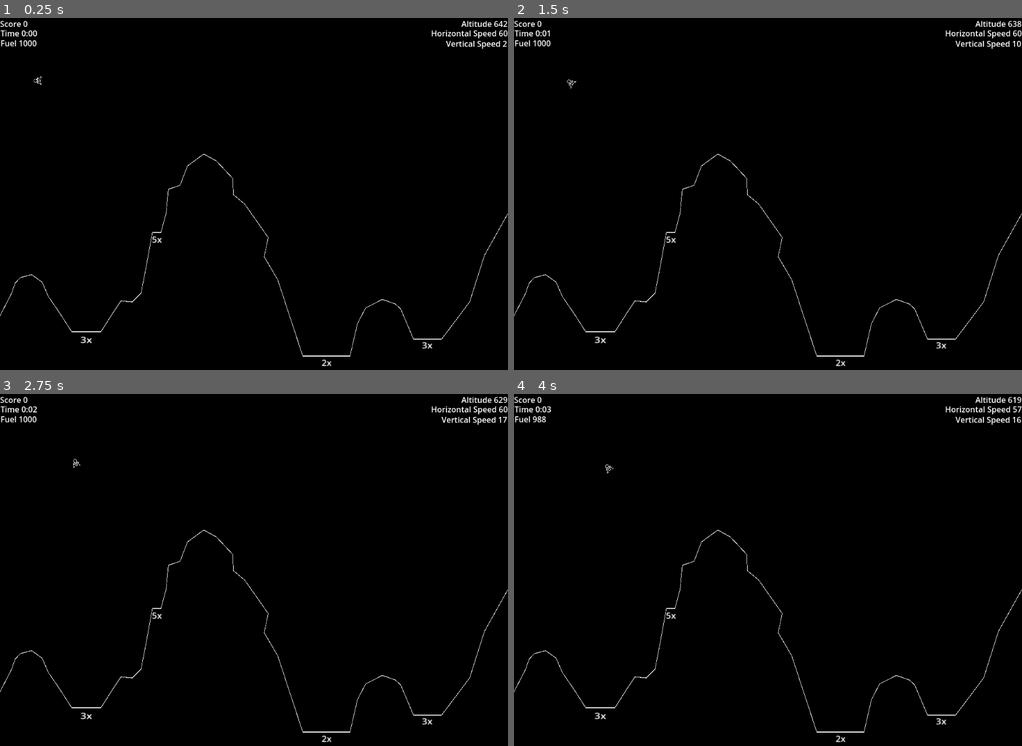
Above: before the commit, frames 1-4 (two rows, left to right).
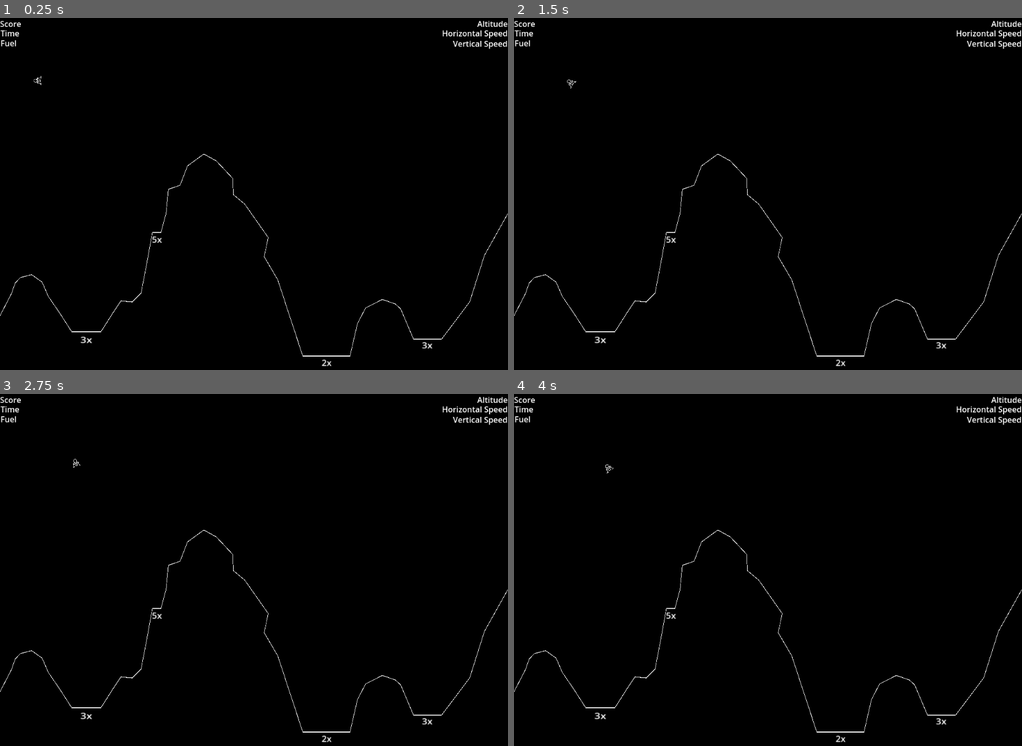
Above: after the commit, the same moments.

Repository: colebeebe/arcade
Game: Godot game, scene res://LunarLander/lunar_lander.tscn
Same seed, same stepped clock (60 frames per second), same inputs: the game is played once before the commit and once after it. Before the commit the project has no main scene; this scene is started directly in both runs.
Inputs:
- Up to frame 1 (0.25 s): no input
- Up to frame 2 (1.5 s): hold Right (right) 0.53-1.28 s; tap Space (action) at 0.6, 1.35 s; hold Down (down) from 1.28 s (still down)
- Up to frame 3 (2.75 s): tap Enter at 2 s; release Down (down) at 2.03 s; hold Right (right) from 2.03 s (still down); tap Space (action) at 2.1 s
- Up to frame 4 (4 s): release Right (right) at 2.78 s; hold Up (up) 2.78-3.53 s; tap Space (action) at 2.85, 3.5, 3.6 s; hold Left (left) from 3.53 s (still down)

The runs differ from the first frame. In frame 1, 0.5% of the frame differs, in the area x 3-100%, y 0-9%; in frame 2, 0.5%; in frame 3, 0.5%; in frame 4, 0.5%.
Error after the commit: Attempt to call function 'get_node' in base 'null instance' on a null instance. (res://LunarLander/Scripts/ui.gd:4)

Commit message:
Added main menu

Diff:
--- a/LunarLander/Scripts/ui.gd
+++ b/LunarLander/Scripts/ui.gd
@@ -1,6 +1,6 @@
 extends Control
 
-@onready var game = get_tree().current_scene
+@onready var game = get_tree().current_scene.get_node("LunarLander")
 @onready var player = game.get_node("Player")
 
 const VELOCITY_MULTIPLIER := 1.95
--- /dev/null
+++ b/MainMenu/MainMenu.tscn
@@ -0,0 +1,67 @@
+[gd_scene load_steps=2 format=3 uid="uid://lm4x0psblb0u"]
+
+[ext_resource type="Script" uid="uid://ba04v8kdqnv3x" path="res://MainMenu/main_menu.gd" id="1_otibh"]
+
+[node name="Control" type="Control"]
+layout_mode = 3
+anchors_preset = 15
+anchor_right = 1.0
+anchor_bottom = 1.0
+grow_horizontal = 2
+grow_vertical = 2
+script = ExtResource("1_otibh")
+
+[node name="VBoxContainer" type="VBoxContainer" parent="."]
+layout_mode = 1
+anchors_preset = 8
+anchor_left = 0.5
+anchor_top = 0.5
+anchor_right = 0.5
+anchor_bottom = 0.5
+offset_left = -128.5
+offset_top = -20.0
+offset_right = 128.5
+offset_bottom = 20.0
+grow_horizontal = 2
+grow_vertical = 2
+theme_override_constants/separation = 40
+
+[node name="HBoxContainer" type="HBoxContainer" parent="VBoxContainer"]
+layout_mode = 2
+theme_override_constants/separation = 80
+
+[node name="Asteroids" type="Label" parent="VBoxContainer/HBoxContainer"]
+layout_mode = 2
+text = "> Asteroids <"
+horizontal_alignment = 1
+
+[node name="LunarLander" type="Label" parent="VBoxContainer/HBoxContainer"]
+layout_mode = 2
+text = "Lunar Lander"
+horizontal_alignment = 1
+
+[node name="Exit" type="Label" parent="VBoxContainer"]
+layout_mode = 2
+text = "Quit"
+horizontal_alignment = 1
+
+[node name="Instructions" type="Label" parent="."]
+layout_mode = 1
+anchors_preset = 2
+anchor_top = 1.0
+anchor_bottom = 1.0
+offset_top = -179.0
+offset_right = 206.0
+grow_vertical = 0
+text = "Controls:
+	Title screen:
+		Arrow keys to select option
+		Space to start game
+	In-game:
+		Escape: Return to main menu
+		Arrow keys for movement:
+			<- Rotate left
+			-> Rotate right
+			^  Fire thrusters
+		Asteroids:
+			Space: Fire cannon"
--- /dev/null
+++ b/MainMenu/main_menu.gd
@@ -0,0 +1,42 @@
+extends Control
+
+var selection := 1
+
+@onready var asteroid_label = $VBoxContainer/HBoxContainer/Asteroids
+@onready var lunar_label = $VBoxContainer/HBoxContainer/LunarLander
+@onready var exit_label = $VBoxContainer/Exit
+
+func _process(_delta: float) -> void:
+	if Input.is_action_just_pressed("left"):
+		selection = 1
+		asteroid_label.text = "> Asteroids <"
+		lunar_label.text = "Lunar Lander"
+		exit_label.text = "Quit"
+	elif Input.is_action_just_pressed("right"):
+		selection = 2
+		asteroid_label.text = "Asteroids"
+		lunar_label.text = "> Lunar Lander <"
+		exit_label.text = "Quit"
+	elif Input.is_action_just_pressed("down"):
+		selection = 3
+		asteroid_label.text = "Asteroids"
+		lunar_label.text = "Lunar Lander"
+		exit_label.text = "> Quit <"
+	elif Input.is_action_just_pressed("up") && selection == 3:
+		selection = 1
+		asteroid_label.text = "> Asteroids <"
+		lunar_label.text = "Lunar Lander"
+		exit_label.text = "Quit"
+
+	if Input.is_action_just_pressed("action"):
+		match selection:
+			1:
+				var asteroids = load("res://Asteroids/asteroids.tscn")
+				self.queue_free()
+				get_tree().current_scene.add_child(asteroids.instantiate())
+			2:
+				var lunar = load("res://LunarLander/lunar_lander.tscn")
+				self.queue_free()
+				get_tree().current_scene.add_child(lunar.instantiate())
+			3:
+				get_tree().quit()
--- /dev/null
+++ b/game.tscn
@@ -0,0 +1,7 @@
+[gd_scene load_steps=2 format=3 uid="uid://bmsyn0brkmkid"]
+
+[ext_resource type="PackedScene" uid="uid://lm4x0psblb0u" path="res://MainMenu/MainMenu.tscn" id="1_80nbo"]
+
+[node name="Game" type="Node"]
+
+[node name="Control" parent="." instance=ExtResource("1_80nbo")]
--- a/project.godot
+++ b/project.godot
@@ -11,6 +11,7 @@
 [application]
 
 config/name="module04"
+run/main_scene="uid://bmsyn0brkmkid"
 config/features=PackedStringArray("4.5", "Forward Plus")
 config/icon="res://icon.svg"
 
Not shown, added: MainMenu/main_menu.gd.uid
